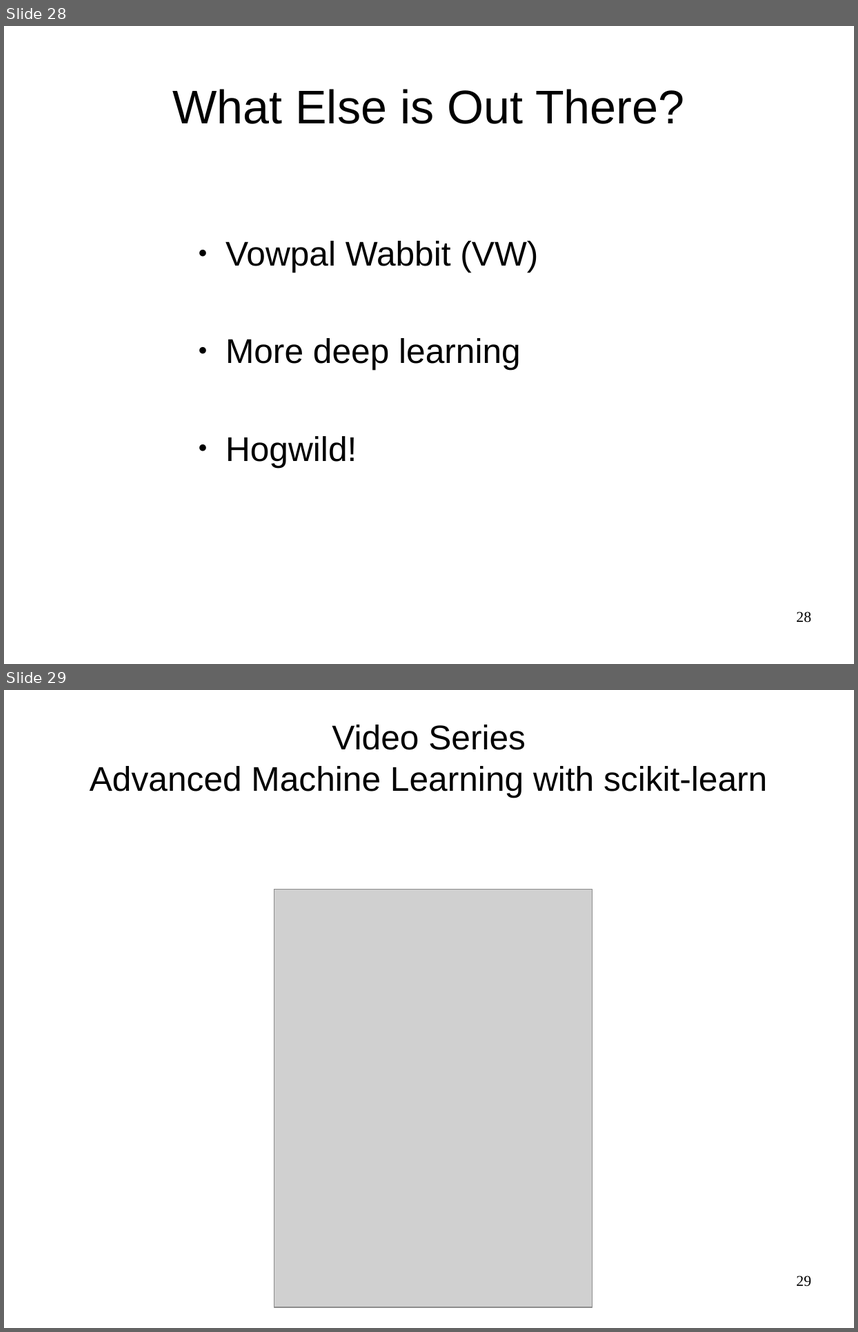
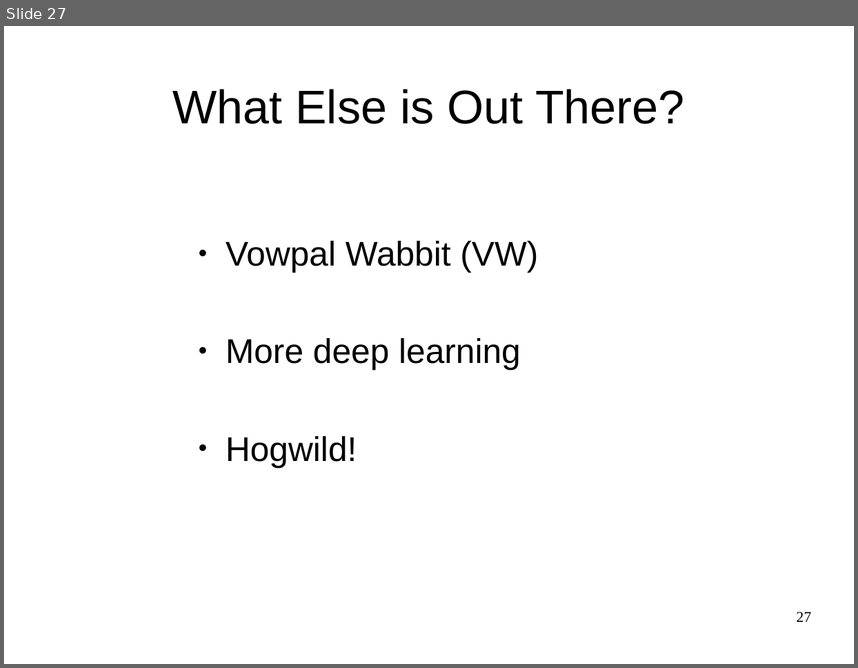
Before and after one commit to amueller/talks_odt, a slide deck: large-scale-non-linear-learning-pygotham-2015.odp. Shown one above the other, each under a label of ours: slides 28 and 29 before the commit, slide 27 after it. The pictures are 858x1332 and 858x668 pixels, drawn with LibreOffice and Linux fonts; fonts in the diff are those of the drawing; grey boxes stand for pictures. Boxes give left, top, right and bottom in pixels: in the first picture for what was removed or moved away, otherwise in the second. Text is boxed around its words. In the diff, an @@ line names an element or a change of style, - is before the commit and + after.

```diff
--- a/large-scale-non-linear-learning-pygotham-2015.odp
+++ b/large-scale-non-linear-learning-pygotham-2015.odp
@@ slide 29 removed at (x1=4, y1=690, x2=854, y2=1328), background #FFFFFF @@
@@ subtitle removed at (x1=90, y1=724, x2=767, y2=797) @@
-Video Series
-Advanced Machine Learning with scikit-learn
@@ picture removed at (x1=274, y1=889, x2=593, y2=1307) @@
@@ page number removed at (x1=796, y1=1275, x2=811, y2=1286) @@
-29
@@ what was slide 28 is now slide 27 @@
@@ page number at (x1=796, y1=611, x2=811, y2=621): text changed @@
-28
+27
```
Also in this commit, not shown: 1 slide changed, 1 slide added, 1 other slide removed, 1 other file.
